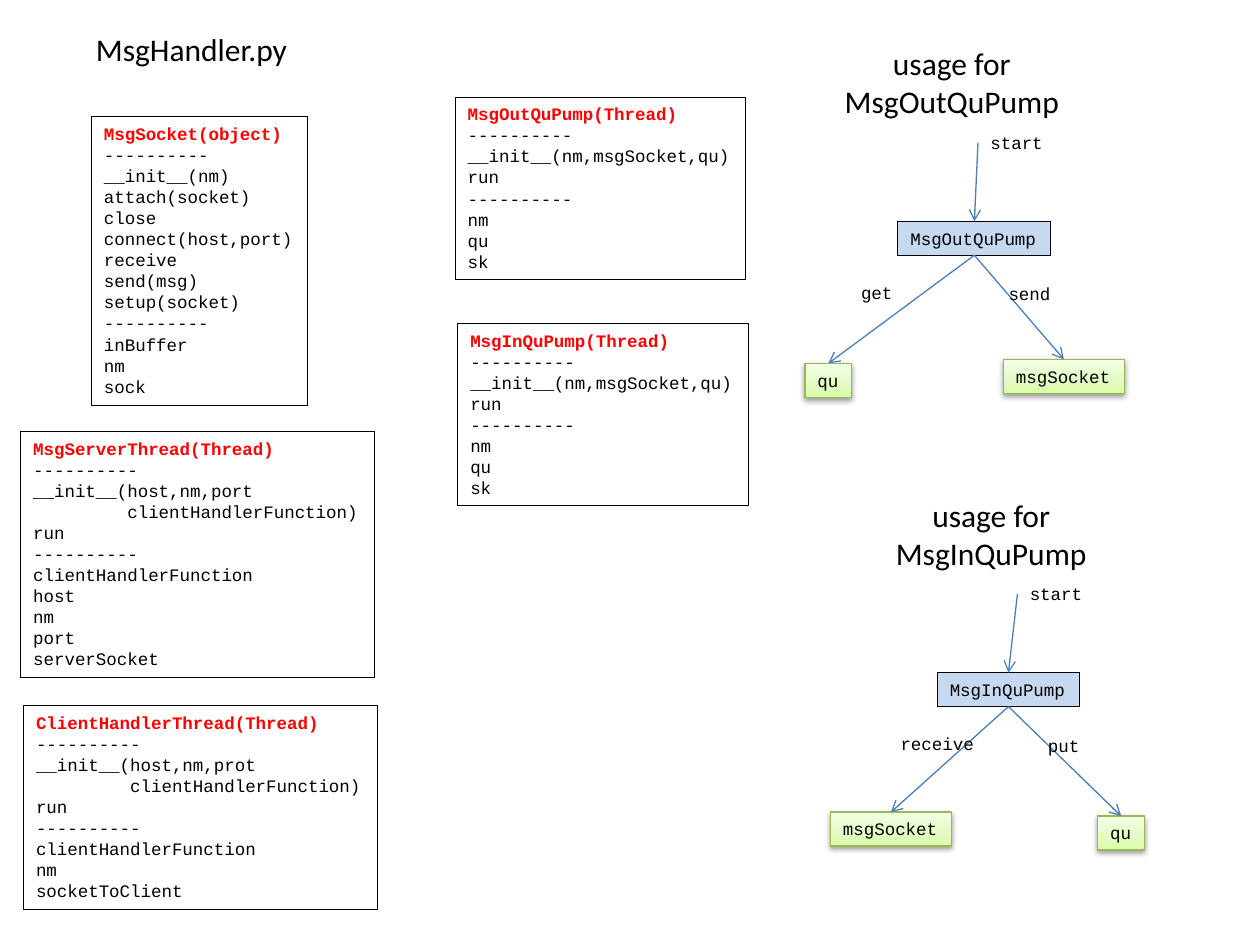
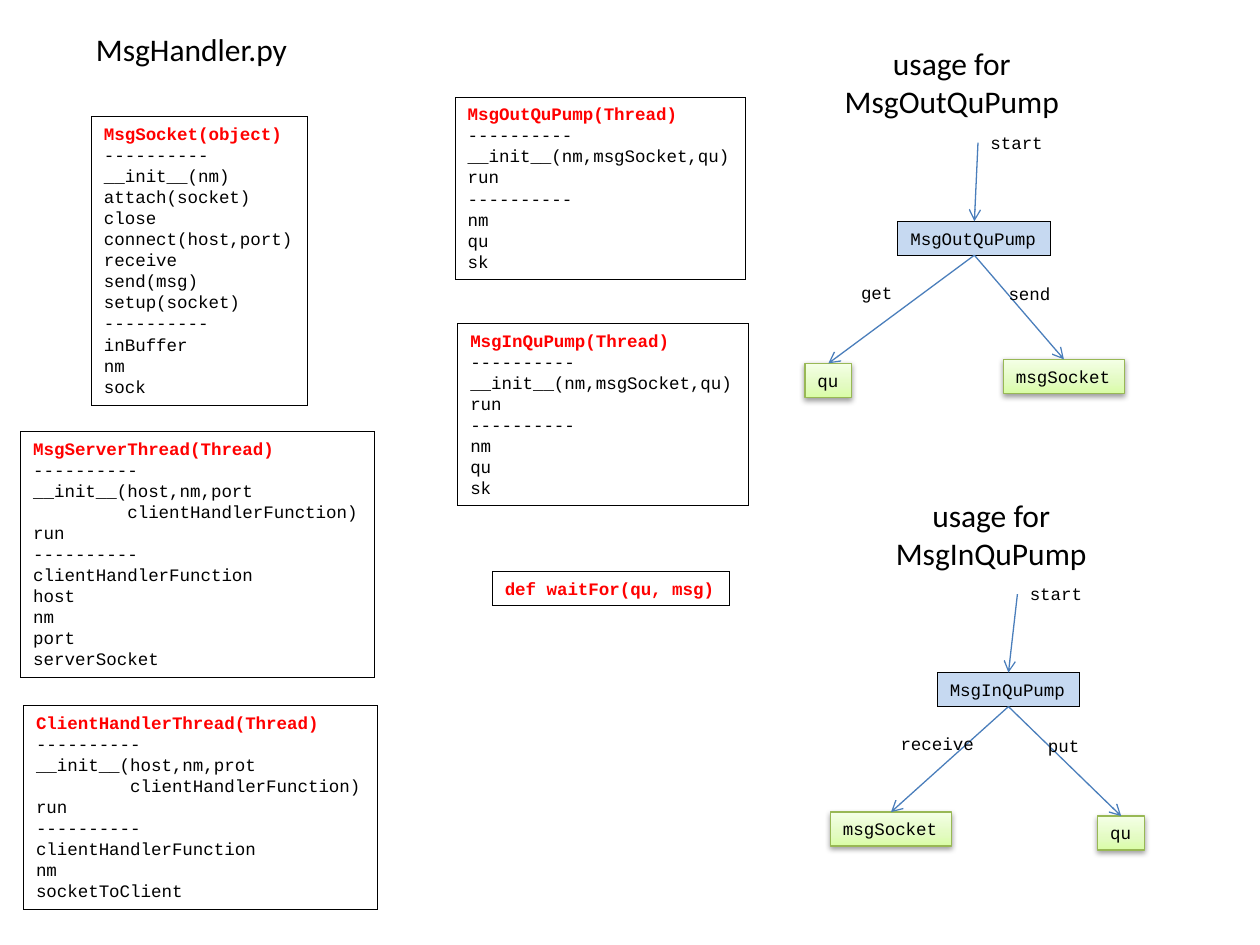
Before and after one commit to mlozborne/motin, a slide deck: slide 4 of Scripting/ScriptingDocumenation/DesignDiagrams.pptx. Drawn at 1260x945 pixels with LibreOffice and Linux fonts; fonts in the diff are those of the drawing. Boxes give left, top, right and bottom in pixels: in the first picture for what was removed or moved away, otherwise in the second. Text is boxed around its words. In the diff, an @@ line names an element or a change of style, - is before the commit and + after.

```diff
--- a/Scripting/ScriptingDocumenation/DesignDiagrams.pptx
+++ b/Scripting/ScriptingDocumenation/DesignDiagrams.pptx
@@ rectangle added at [493,572,730,606], outline #000000 0.75 pt, 10 pt, text #FF0000, bold @@
+def waitFor(qu, msg)
```
Also in this commit, not shown: 2 other files.
